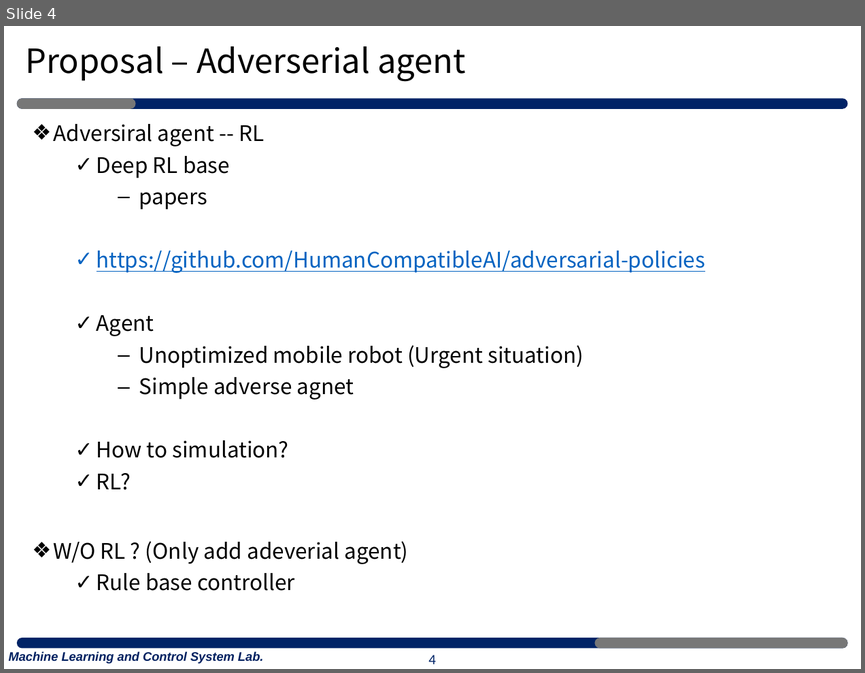
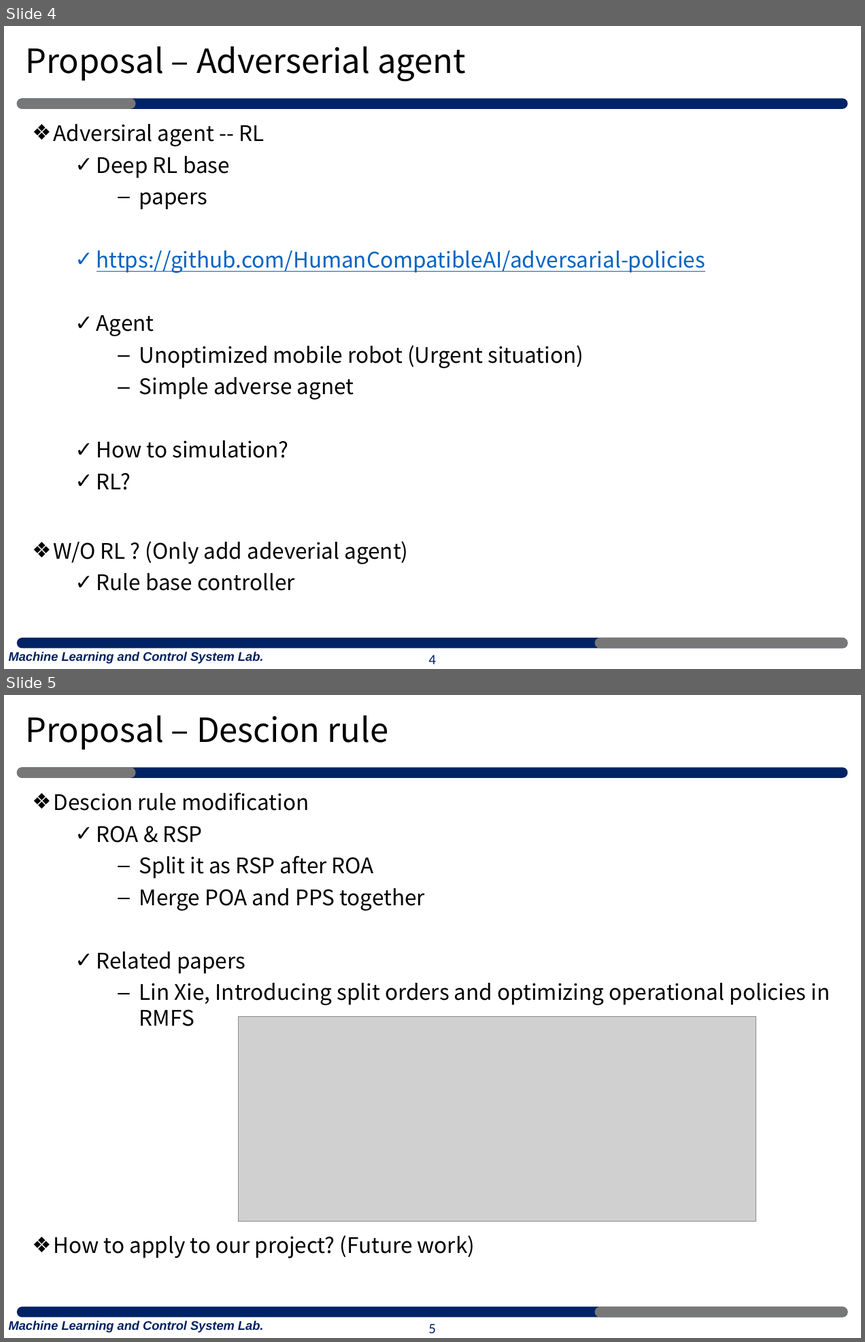
Before and after one commit to merschformann/RAWSim-O, a slide deck: MLP_Project/0402/210402_MLP_HWlee.pptx. Shown one above the other, each under a label of ours: slide 4 before the commit, slides 4 and 5 after it. The pictures are 865x673 and 865x1342 pixels, drawn with LibreOffice and Linux fonts; fonts in the diff are those of the drawing; grey boxes stand for pictures. Boxes give left, top, right and bottom in pixels: in the first picture for what was removed or moved away, otherwise in the second. Text is boxed around its words. In the diff, an @@ line names an element or a change of style, - is before the commit and + after.

```diff
--- a/MLP_Project/0402/210402_MLP_HWlee.pptx
+++ b/MLP_Project/0402/210402_MLP_HWlee.pptx
@@ slide 5 added at <box>4,695,861,1338</box>, background #FFFFFF; not listed: 5 template elements that a slide beside it also shows @@
@@ title added at <box>25,715,389,750</box>, 28 pt, text #000000 @@
+Proposal – Descion rule
@@ text added at <box>54,792,830,1258</box>, 18 pt, text #000000 @@
+❖ Descion rule modification
+  ✓ ROA & RSP
+    ‒ Split it as RSP after ROA
+    ‒ Merge POA and PPS together
+  ✓ Related papers
+    ‒ Lin Xie, Introducing split orders and optimizing operational policies in RMFS
+❖ How to apply to our project? (Future work)
@@ picture added at <box>239,1016,756,1221</box> @@
@@ page number added at <box>428,1323,436,1333</box>, 12 pt, text #002366 @@
+5
```
Also in this commit, not shown: 1 other slide added, 1 slide removed.
